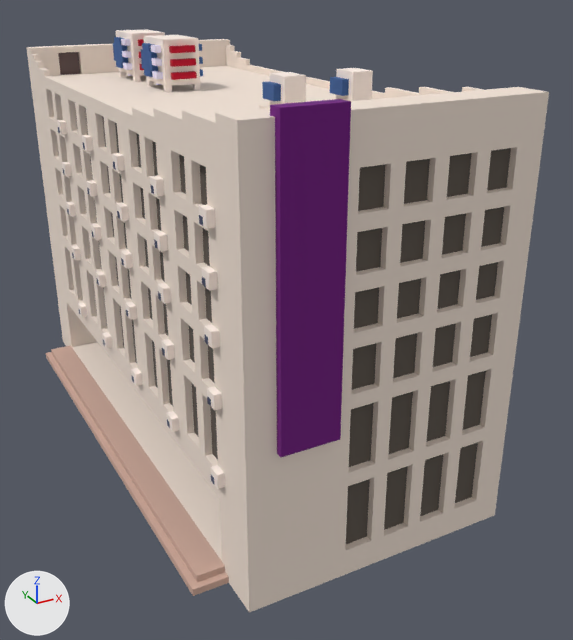
The OBJ model virtual-campus-unity/Assets/Models/MagicaVoxel/start-up-zone-zhi-ren.obj as it was, and as the next commit left it.
Both versions are drawn from a camera (50 mm lens) standing at (-2.75, -6.36, 9.28) and looking at (3.02, 4.13, 4.03). Arrows for +X, +Y and +Z are at lower left; the lights stay in place. Where no turn or scale is listed for an object, it has been applied to the vertices. Vertices at the same position are counted once.

Objects in the first picture: 'Untitled'.
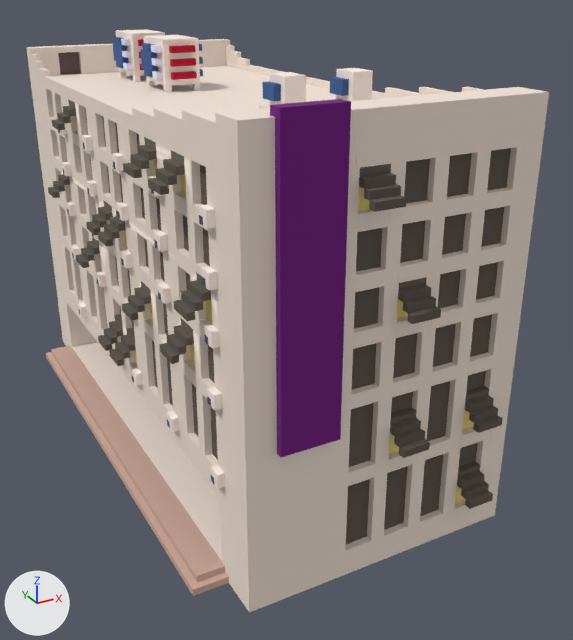
Changed parts and their boxes [x1, y1, x2, y2] in the pictures (573 x 640 px):
```json
{"part": 1, "of": "me_untitled", "change": "built on", "before": [68, 99, 427, 363], "after": [48, 99, 503, 519]}
{"part": 2, "of": "me_untitled", "change": "surface changed", "before": [124, 230, 212, 323], "after": [124, 230, 212, 323]}
```

The change, as JSON lines over the scene's bpy script:
```json
{"block": "me_untitled", "where": "# used by ob_untitled; location = (0.0, 0.0, 0.0)"}
{"op": "remove", "block": "me_untitled", "code": "me_untitled.from_pydata(...)  # 2163 vertices, 4366 faces; spans x 0.0..4.9, y 0.4..9.5, z 2.0..8.3"}
{"op": "add", "block": "me_untitled", "code": "me_untitled.from_pydata(...)  # 2780 vertices, 5708 faces; spans x 0.0..4.9, y 0.2..9.8, z 2.0..8.3"}
{"block": "me_untitled", "change": "me_untitled part 1: 18 vertices removed from x 0.6..4.4, y 0.6..6.8, z 5.3..7.4; 424 vertices added at x 0.2..4.8, y 0.2..7.7, z 2.6..7.3"}
{"block": "me_untitled", "change": "me_untitled part 2: 28 kept faces spanning x 0.5..4.5, y 1.3..8.3, z 5.5..6.7 get new texture (UV) coordinates"}
```
